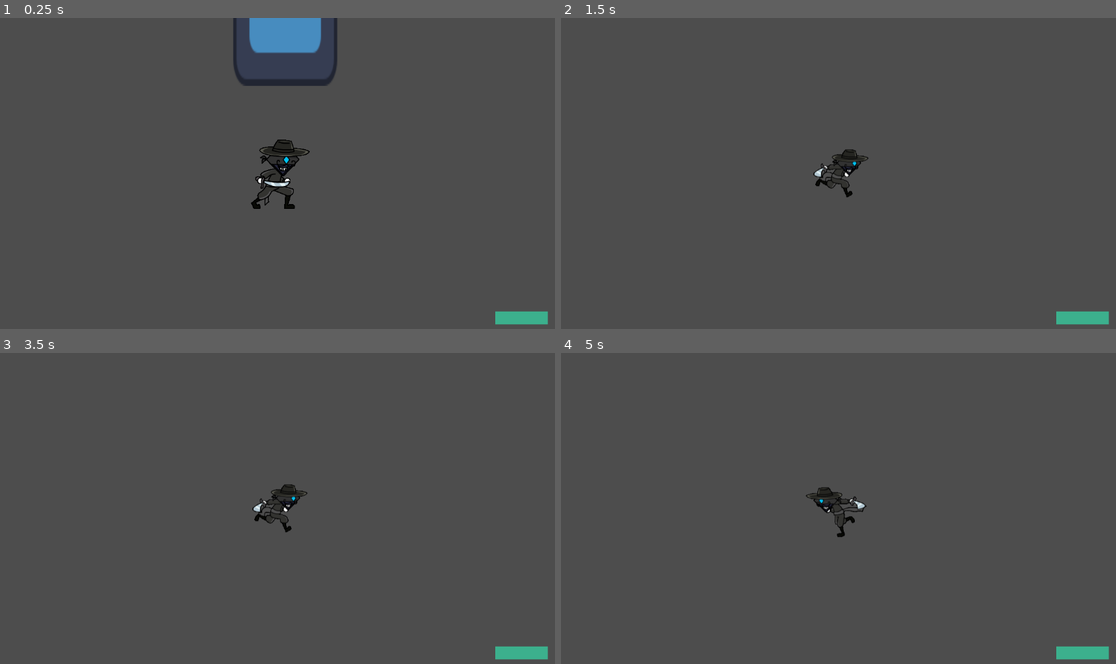
Above: before the commit, frames 1-4 (two rows, left to right).
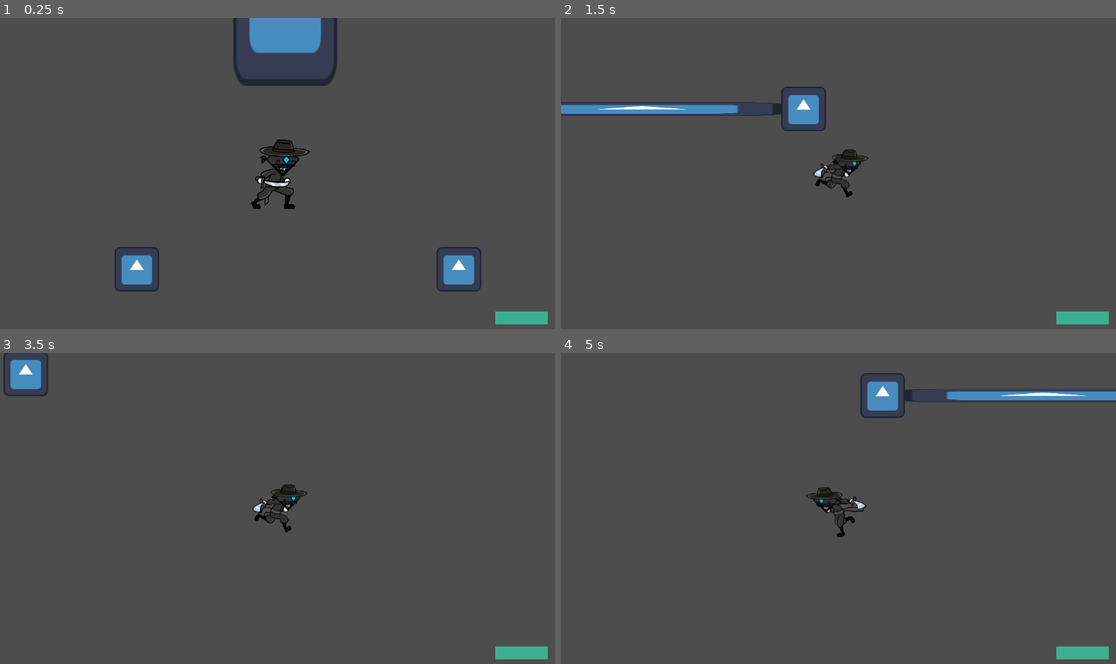
Above: after the commit, the same moments.

Repository: t0qen/gamejam-baudo
Game: Godot game, scene res://scenes/main_level.tscn
Two runs of this game, one before a commit and one after it. Both use one fixed random seed, a clock stepped at 60 frames per second and the inputs below. The engine's default icon, where the game draws it, is replaced by a stand-in: a white triangle on a blue panel in a dark square.
Inputs:
- Up to frame 1 (0.25 s): no input
- Up to frame 2 (1.5 s): hold D (move_right) 0.53-1.28 s; tap E (attack) at 0.6 s; hold S (move_down) from 1.28 s (still down); tap Space (dash) at 1.35 s
- Up to frame 3 (3.5 s): release S (move_down) at 2.03 s; hold D (move_right) 2.03-2.78 s; tap E (attack) at 2.1 s; hold W (move_up) from 2.78 s (still down); tap Space (dash) at 2.85 s
- Up to frame 4 (5 s): release W (move_up) at 3.53 s; hold A (move_left) from 3.53 s (still down); tap E (attack) at 3.6 s; tap Space (dash) at 4.35 s

The runs differ from the first frame. In frame 1, 1.4% of the frame differs, in the area x 20-87%, y 73-88%; in frame 2, 1.8%, in the area x 0-48%, y 22-37%; in frame 3, 0.6%; in frame 4, 1.8%.

Commit message:
ajout de laser et ennemi fov

Diff:
--- a/scenes/enemy.tscn
+++ b/scenes/enemy.tscn
@@ -18,18 +18,8 @@
 [ext_resource type="Texture2D" uid="uid://c7jhlhomp76pf" path="res://assets/sprites/zbaudo/idle/frame_14_delay-0.03s.png" id="15_yirqo"]
 [ext_resource type="Texture2D" uid="uid://bfursn3py8t36" path="res://assets/sprites/zbaudo/idle/frame_15_delay-0.03s.png" id="16_cws3d"]
 
-[sub_resource type="CircleShape2D" id="CircleShape2D_ulg6r"]
-radius = 25.0
-
-[sub_resource type="CircleShape2D" id="CircleShape2D_shcg2"]
-radius = 444.221
-
 [sub_resource type="CircleShape2D" id="CircleShape2D_ile5s"]
 radius = 79.0569
-
-[sub_resource type="CapsuleShape2D" id="CapsuleShape2D_shcg2"]
-radius = 27.0
-height = 120.0
 
 [sub_resource type="SpriteFrames" id="SpriteFrames_fpbnj"]
 animations = [{
@@ -87,23 +77,25 @@
 "speed": 24.0
 }]
 
+[sub_resource type="CapsuleShape2D" id="CapsuleShape2D_shcg2"]
+radius = 27.0
+height = 120.0
+
 [node name="Enemy" type="CharacterBody2D"]
-collision_layer = 4
-collision_mask = 4
 motion_mode = 1
 script = ExtResource("1_veqxe")
 speed = 50.0
 
-[node name="Collisions" type="CollisionShape2D" parent="."]
-shape = SubResource("CircleShape2D_ulg6r")
-
 [node name="PlayerDetection" type="Area2D" parent="."]
-position = Vector2(0, 61)
 collision_mask = 7
 
-[node name="PlayerDetectionCollisions" type="CollisionShape2D" parent="PlayerDetection"]
-position = Vector2(0, -61)
-shape = SubResource("CircleShape2D_shcg2")
+[node name="PlayerDetectionCollisions" type="CollisionPolygon2D" parent="PlayerDetection"]
+position = Vector2(-1, 61)
+polygon = PackedVector2Array(402, 119, 431, 48, 444, -63, 431, -165, 399, -253, 1, -61)
+
+[node name="Polygon2D" type="Polygon2D" parent="PlayerDetection"]
+color = Color(0.787542, 4.16331e-06, 5.77569e-07, 1)
+polygon = PackedVector2Array(397, -192, 430, -104, 443, -2, 430, 109, 401, 180, 0, 0)
 
 [node name="EnemyHitbox" type="Area2D" parent="."]
 position = Vector2(0, 61)
@@ -117,18 +109,22 @@
 wait_time = 0.5
 one_shot = true
 
-[node name="hitbox" type="CollisionShape2D" parent="."]
-shape = SubResource("CapsuleShape2D_shcg2")
-debug_color = Color(0.651164, 0.408981, 0.82417, 0.42)
-
 [node name="AnimatedSprite2D" type="AnimatedSprite2D" parent="."]
 position = Vector2(0, -12)
 sprite_frames = SubResource("SpriteFrames_fpbnj")
 animation = &"idle"
 autoplay = "idle"
 
+[node name="RotationDelay" type="Timer" parent="."]
+one_shot = true
+
+[node name="Collisions" type="CollisionShape2D" parent="."]
+shape = SubResource("CapsuleShape2D_shcg2")
+debug_color = Color(0.651164, 0.408981, 0.82417, 0.42)
+
 [connection signal="body_entered" from="PlayerDetection" to="." method="_on_player_detection_body_entered"]
 [connection signal="body_exited" from="PlayerDetection" to="." method="_on_player_detection_body_exited"]
 [connection signal="body_entered" from="EnemyHitbox" to="." method="_on_enemy_hitbox_body_entered"]
 [connection signal="body_exited" from="EnemyHitbox" to="." method="_on_enemy_hitbox_body_exited"]
 [connection signal="timeout" from="take_damage_cooldown" to="." method="_on_take_damage_cooldown_timeout"]
+[connection signal="timeout" from="RotationDelay" to="." method="_on_rotation_delay_timeout"]
--- /dev/null
+++ b/scenes/laser.tscn
@@ -0,0 +1,150 @@
+[gd_scene load_steps=5 format=3 uid="uid://dw5bq2cwer3w4"]
+
+[ext_resource type="Texture2D" uid="uid://bnub53glj5dr7" path="res://icon.svg" id="1_xmihv"]
+
+[sub_resource type="Animation" id="Animation_a7dhc"]
+resource_name = "LaserActivation"
+length = 4.0
+loop_mode = 1
+tracks/0/type = "value"
+tracks/0/imported = false
+tracks/0/enabled = true
+tracks/0/path = NodePath("LaserCol:visible")
+tracks/0/interp = 1
+tracks/0/loop_wrap = true
+tracks/0/keys = {
+"times": PackedFloat32Array(0, 1, 3),
+"transitions": PackedFloat32Array(1, 1, 1),
+"update": 1,
+"values": [false, true, false]
+}
+tracks/1/type = "value"
+tracks/1/imported = false
+tracks/1/enabled = true
+tracks/1/path = NodePath("LaserCol:disabled")
+tracks/1/interp = 1
+tracks/1/loop_wrap = true
+tracks/1/keys = {
+"times": PackedFloat32Array(0, 1, 3),
+"transitions": PackedFloat32Array(1, 1, 1),
+"update": 1,
+"values": [true, false, true]
+}
+tracks/2/type = "value"
+tracks/2/imported = false
+tracks/2/enabled = true
+tracks/2/path = NodePath("TeteLaserCol/TeteLaser:position")
+tracks/2/interp = 1
+tracks/2/loop_wrap = true
+tracks/2/keys = {
+"times": PackedFloat32Array(0, 0.0399057, 0.0824718, 0.127698, 0.170264, 0.204849, 0.247415, 0.287321, 0.329887, 0.375114, 0.41768, 0.473548, 0.516114, 0.569321, 0.611888, 0.646472, 0.689039, 0.744907, 0.787473, 0.835359, 0.877926, 0.917831, 0.960397, 1),
+"transitions": PackedFloat32Array(1, 1, 1, 1, 1, 1, 1, 1, 1, 1, 1, 1, 1, 1, 1, 1, 1, 1, 1, 1, 1, 1, 1, 1),
+"update": 0,
+"values": [Vector2(0.00012207, 0), Vector2(0.00012207, -5.54113), Vector2(0.00012207, 8.31169), Vector2(0.00012207, -5.54113), Vector2(0.00012207, 8.31169), Vector2(0.00012207, -5.54113), Vector2(0.00012207, 8.31169), Vector2(0.00012207, -5.54113), Vector2(0.00012207, 8.31169), Vector2(0.00012207, -5.54113), Vector2(0.00012207, 8.31169), Vector2(0.00012207, -5.54113), Vector2(0.00012207, 8.31169), Vector2(0.00012207, -5.54113), Vector2(0.00012207, 8.31169), Vector2(0.00012207, -5.54113), Vector2(0.00012207, 8.31169), Vector2(0.00012207, -5.54113), Vector2(0.00012207, 8.31169), Vector2(0.00012207, -5.54113), Vector2(0.00012207, 8.31169), Vector2(0.00012207, -5.54113), Vector2(0.00012207, 8.31169), Vector2(0.00012207, 0)]
+}
+tracks/3/type = "value"
+tracks/3/imported = false
+tracks/3/enabled = true
+tracks/3/path = NodePath("FinLaserCol/FinLaser:position")
+tracks/3/interp = 1
+tracks/3/loop_wrap = true
+tracks/3/keys = {
+"times": PackedFloat32Array(0, 0.0399057, 0.0824718, 0.127698, 0.170264, 0.204849, 0.247415, 0.287321, 0.329887, 0.375114, 0.41768, 0.473548, 0.516114, 0.569321, 0.611888, 0.646472, 0.689039, 0.744907, 0.787473, 0.835359, 0.877926, 0.917831, 0.960397, 1),
+"transitions": PackedFloat32Array(1, 1, 1, 1, 1, 1, 1, 1, 1, 1, 1, 1, 1, 1, 1, 1, 1, 1, 1, 1, 1, 1, 1, 1),
+"update": 0,
+"values": [Vector2(0.00012207, 0), Vector2(0.00012207, -5.54113), Vector2(0.00012207, 8.31169), Vector2(0.00012207, -5.54113), Vector2(0.00012207, 8.31169), Vector2(0.00012207, -5.54113), Vector2(0.00012207, 8.31169), Vector2(0.00012207, -5.54113), Vector2(0.00012207, 8.31169), Vector2(0.00012207, -5.54113), Vector2(0.00012207, 8.31169), Vector2(0.00012207, -5.54113), Vector2(0.00012207, 8.31169), Vector2(0.00012207, -5.54113), Vector2(0.00012207, 8.31169), Vector2(0.00012207, -5.54113), Vector2(0.00012207, 8.31169), Vector2(0.00012207, -5.54113), Vector2(0.00012207, 8.31169), Vector2(0.00012207, -5.54113), Vector2(0.00012207, 8.31169), Vector2(0.00012207, -5.54113), Vector2(0.00012207, 8.31169), Vector2(0.00012207, 0)]
+}
+
+[sub_resource type="Animation" id="Animation_jjj73"]
+length = 0.001
+tracks/0/type = "value"
+tracks/0/imported = false
+tracks/0/enabled = true
+tracks/0/path = NodePath("LaserCol:visible")
+tracks/0/interp = 1
+tracks/0/loop_wrap = true
+tracks/0/keys = {
+"times": PackedFloat32Array(0),
+"transitions": PackedFloat32Array(1),
+"update": 1,
+"values": [true]
+}
+tracks/1/type = "value"
+tracks/1/imported = false
+tracks/1/enabled = true
+tracks/1/path = NodePath("LaserCol:disabled")
+tracks/1/interp = 1
+tracks/1/loop_wrap = true
+tracks/1/keys = {
+"times": PackedFloat32Array(0),
+"transitions": PackedFloat32Array(1),
+"update": 1,
+"values": [false]
+}
+tracks/2/type = "value"
+tracks/2/imported = false
+tracks/2/enabled = true
+tracks/2/path = NodePath("TeteLaserCol/TeteLaser:position")
+tracks/2/interp = 1
+tracks/2/loop_wrap = true
+tracks/2/keys = {
+"times": PackedFloat32Array(0),
+"transitions": PackedFloat32Array(1),
+"update": 0,
+"values": [Vector2(0.00012207, 0)]
+}
+tracks/3/type = "value"
+tracks/3/imported = false
+tracks/3/enabled = true
+tracks/3/path = NodePath("FinLaserCol/FinLaser:position")
+tracks/3/interp = 1
+tracks/3/loop_wrap = true
+tracks/3/keys = {
+"times": PackedFloat32Array(0),
+"transitions": PackedFloat32Array(1),
+"update": 0,
+"values": [Vector2(6.10352e-05, 0)]
+}
+
+[sub_resource type="AnimationLibrary" id="AnimationLibrary_412cd"]
+_data = {
+&"LaserActivation": SubResource("Animation_a7dhc"),
+&"RESET": SubResource("Animation_jjj73")
+}
+
+[node name="Laser" type="Area2D"]
+scale = Vector2(3.08, 3.08)
+
+[node name="TeteLaserCol" type="CollisionPolygon2D" parent="."]
+position = Vector2(-3.05176e-05, 0)
+scale = Vector2(0.234375, 0.234375)
+polygon = PackedVector2Array(-64, -64, -64, 64, 64, 64, 64, -64)
+
+[node name="TeteLaser" type="Sprite2D" parent="TeteLaserCol"]
+position = Vector2(0.00012207, 0)
+scale = Vector2(1, 1)
+texture = ExtResource("1_xmihv")
+
+[node name="FinLaserCol" type="CollisionPolygon2D" parent="."]
+position = Vector2(217, 0)
+scale = Vector2(0.234375, 0.234375)
+polygon = PackedVector2Array(-64, -64, -64, 64, 64, 64, 64, -64)
+
+[node name="FinLaser" type="Sprite2D" parent="FinLaserCol"]
+position = Vector2(6.10352e-05, 0)
+scale = Vector2(1, 1)
+texture = ExtResource("1_xmihv")
+
+[node name="LaserCol" type="CollisionPolygon2D" parent="."]
+position = Vector2(108, 0)
+scale = Vector2(1.46875, 0.0697545)
+polygon = PackedVector2Array(-64, -64, -64, 64, 64, 64, 64, -64)
+
+[node name="Laser" type="Sprite2D" parent="LaserCol"]
+texture = ExtResource("1_xmihv")
+
+[node name="AnimationPlayer" type="AnimationPlayer" parent="."]
+libraries = {
+&"": SubResource("AnimationLibrary_412cd")
+}
+autoplay = "LaserActivation"
--- a/scenes/main_level.tscn
+++ b/scenes/main_level.tscn
@@ -1,8 +1,9 @@
-[gd_scene load_steps=4 format=3 uid="uid://djna2erauxmv3"]
+[gd_scene load_steps=5 format=3 uid="uid://djna2erauxmv3"]
 
 [ext_resource type="PackedScene" uid="uid://cl71r21okvrwm" path="res://scenes/player_t0qen.tscn" id="2_6we3w"]
 [ext_resource type="PackedScene" uid="uid://c12f2067hvmtk" path="res://scenes/enemy.tscn" id="2_ufxs0"]
 [ext_resource type="PackedScene" uid="uid://dhrswkm2pyd0k" path="res://scenes/boss.tscn" id="3_6we3w"]
+[ext_resource type="PackedScene" uid="uid://dw5bq2cwer3w4" path="res://scenes/laser.tscn" id="4_qmak7"]
 
 [node name="MainLevel" type="Node2D"]
 
@@ -35,3 +36,6 @@
 unique_name_in_owner = true
 position = Vector2(-370, 791)
 boss_node = NodePath("../Boss")
+
+[node name="Laser" parent="." instance=ExtResource("4_qmak7")]
+position = Vector2(-662, 984)
--- a/scripts/enemy.gd
+++ b/scripts/enemy.gd
@@ -10,24 +10,35 @@
 var player_inattack_zone = false
 var can_take_damage = true
 
+var DetectionRotation : int = 0
+var can_rotate : bool = true
+
 func _physics_process(delta: float) -> void:
 	deal_with_damage()
 
 	if player_chase:
 		position += (player.position - position) / speed
-
+		$PlayerDetection.look_at(player.global_position)
 		if(player.position.x - position.x) < 0:
 			animated_sprite_2d.flip_h = true
 		else:
 			animated_sprite_2d.flip_h = false
+	else:
+		if can_rotate:
+			can_rotate = false
+			DetectionRotation += 1
+			$PlayerDetection.rotation = DetectionRotation / 2
+			$RotationDelay.start(0.5)
 
 func _on_player_detection_body_entered(body: Node2D) -> void:
-	player = body
-	player_chase = true
+	if body.has_method("player"):
+		player = body
+		player_chase = true
 
 func _on_player_detection_body_exited(body: Node2D) -> void:
-	player = null
-	player_chase = false
+	if body.has_method("player"):
+		player = null
+		player_chase = false
 
 func enemy():
 	pass
@@ -58,7 +69,9 @@
 			await get_tree().create_timer(0.1).timeout
 			$AnimatedSprite2D.modulate = Color.WHITE
 
+func _on_take_damage_cooldown_timeout() -> void:
+	can_take_damage = true
 
 
-func _on_take_damage_cooldown_timeout() -> void:
-	can_take_damage = true
+func _on_rotation_delay_timeout() -> void:
+	can_rotate = true
Not shown: 1 places in scenes/enemy.tscn that only renumber resources
